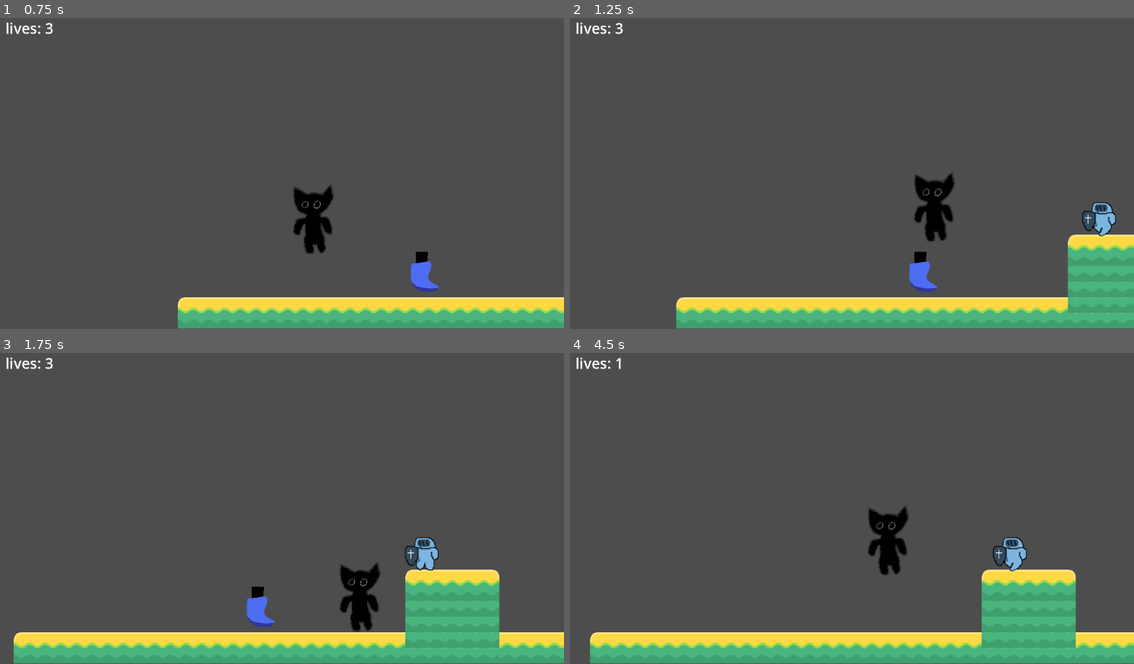
Above: before the commit, frames 1-4 (two rows, left to right).
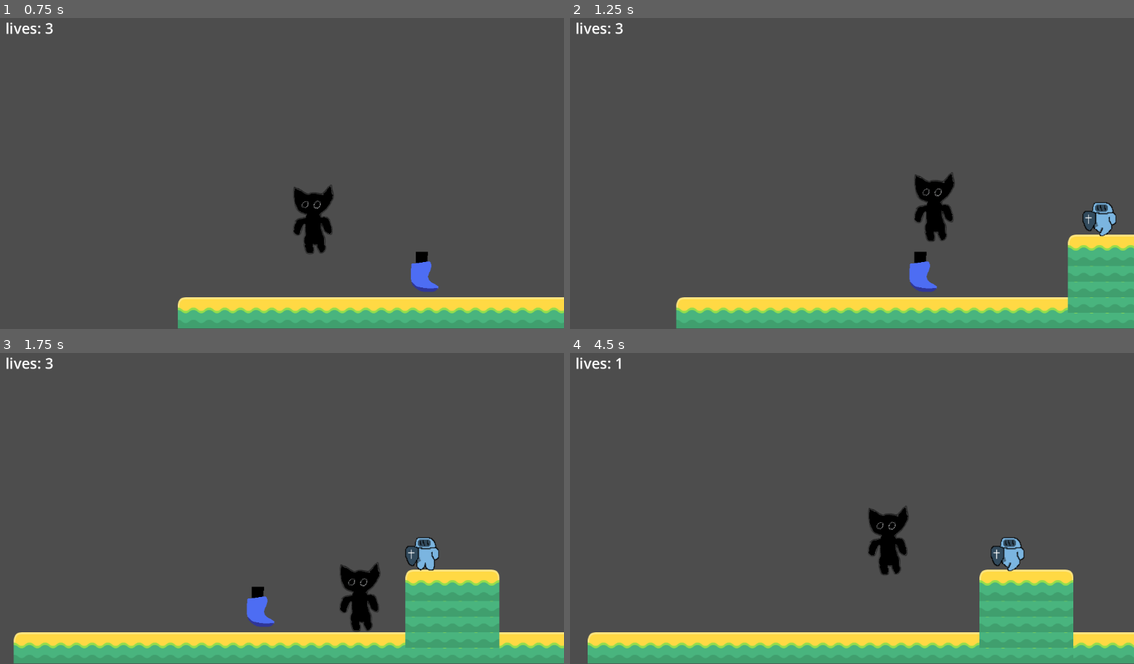
Above: after the commit, the same moments.

Repository: Skyecubus/2d-test
Game: Godot game, scene res://level_1.tscn
Two runs of this game, one before a commit and one after it. Both use one fixed random seed, a clock stepped at 60 frames per second and the inputs below.
Inputs:
- Up to frame 1 (0.75 s): tap Enter (ui_accept) at 0.5 s; hold Right (ui_right) from 0.53 s (still down); hold Shift (Run) from 0.53 s (still down)
- Up to frame 2 (1.25 s): keep holding Right (ui_right); keep holding Shift (Run); tap Enter (ui_accept) at 0.77 s
- Up to frame 3 (1.75 s): keep holding Right (ui_right); release Shift (Run) at 1.28 s; tap Shift (Run) at 1.35 s; tap Enter (ui_accept) at 1.52 s
- Up to frame 4 (4.5 s): release Right (ui_right) at 2.03 s; hold Left (ui_left) 2.03-2.78 s; hold Shift (Run) 2.03-2.78 s; hold Right (ui_right) 2.78-4.28 s; tap Shift (Run) at 2.85, 4.35 s; tap Enter (ui_accept) at 3.02, 3.77 s; hold Shift (Run) 3.53-4.28 s; hold Left (ui_left) from 4.28 s (still down)

Frame 1 is identical in both runs. In frame 2, 0.1% of the frame differs, in the area x 90-97%, y 59-71%; in frame 3, 0.1%; in frame 4, 1.4%, in the area x 3-100%, y 49-100%.

Commit message:
created activation area for enemies
made it so enemies dont activate unless you go near them

Diff:
--- a/knight_enemy.gd
+++ b/knight_enemy.gd
@@ -5,6 +5,7 @@
 
 const SPEED = -1.0
 const JUMP_VELOCITY = -400.0
+var activated = false #activation flag
 
 # Get the gravity from the project settings to be synced with RigidBody nodes.
 var gravity = ProjectSettings.get_setting("physics/2d/default_gravity")
@@ -33,8 +34,8 @@
 
 	# Get the input direction and handle the movement/deceleration.
 	# As good practice, you should replace UI actions with custom gameplay actions.
-
-	position.x += SPEED
+	if activated:
+		position.x += SPEED
 
 	move_and_slide()
 
@@ -47,3 +48,8 @@
 func _on_hitbox_body_entered(body):
 	if body.is_in_group("player"):
 		kill.emit()
+
+
+func _on_activation_zone_body_entered(body):
+	if body.is_in_group("player"):
+		activated = true
--- a/knight_enemy.tscn
+++ b/knight_enemy.tscn
@@ -28,6 +28,9 @@
 [sub_resource type="RectangleShape2D" id="RectangleShape2D_sd400"]
 size = Vector2(39, 20)
 
+[sub_resource type="RectangleShape2D" id="RectangleShape2D_a7oyl"]
+size = Vector2(1568, 858)
+
 [node name="KnightEnemy" type="CharacterBody2D"]
 script = ExtResource("1_dh27g")
 
@@ -53,5 +56,12 @@
 position = Vector2(335, 72.25)
 shape = SubResource("RectangleShape2D_sd400")
 
+[node name="activation zone" type="Area2D" parent="."]
+
+[node name="CollisionShape2D" type="CollisionShape2D" parent="activation zone"]
+position = Vector2(333, 97)
+shape = SubResource("RectangleShape2D_a7oyl")
+
 [connection signal="body_entered" from="hitbox" to="." method="_on_hitbox_body_entered"]
 [connection signal="body_entered" from="hurtBox" to="." method="_on_hurt_box_body_entered"]
+[connection signal="body_entered" from="activation zone" to="." method="_on_activation_zone_body_entered"]
Not shown: 1 places in knight_enemy.tscn that only renumber resources
